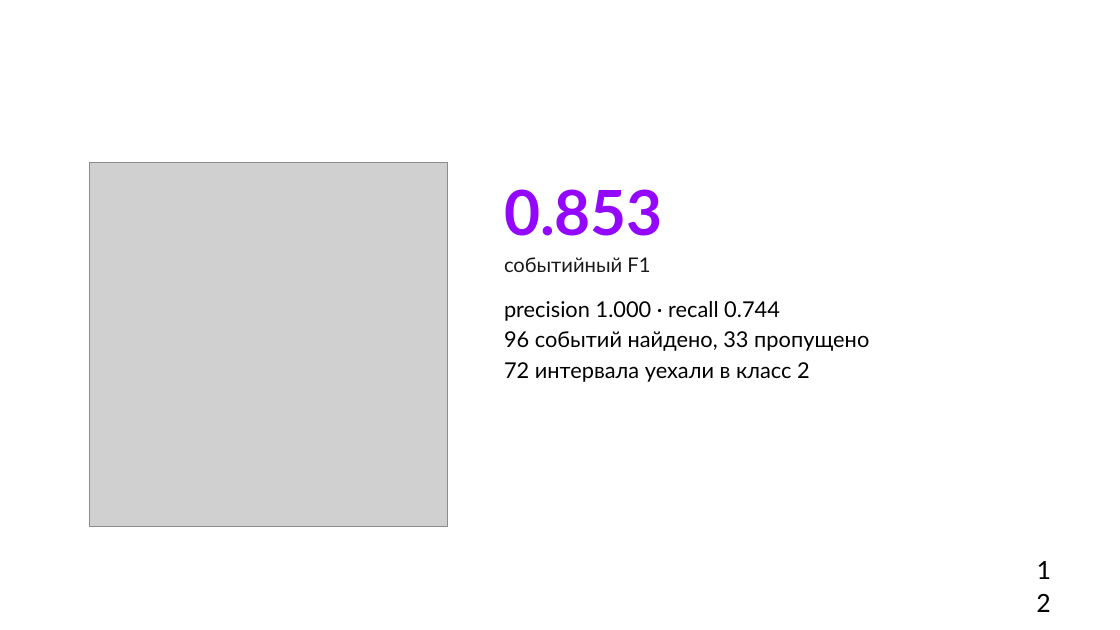
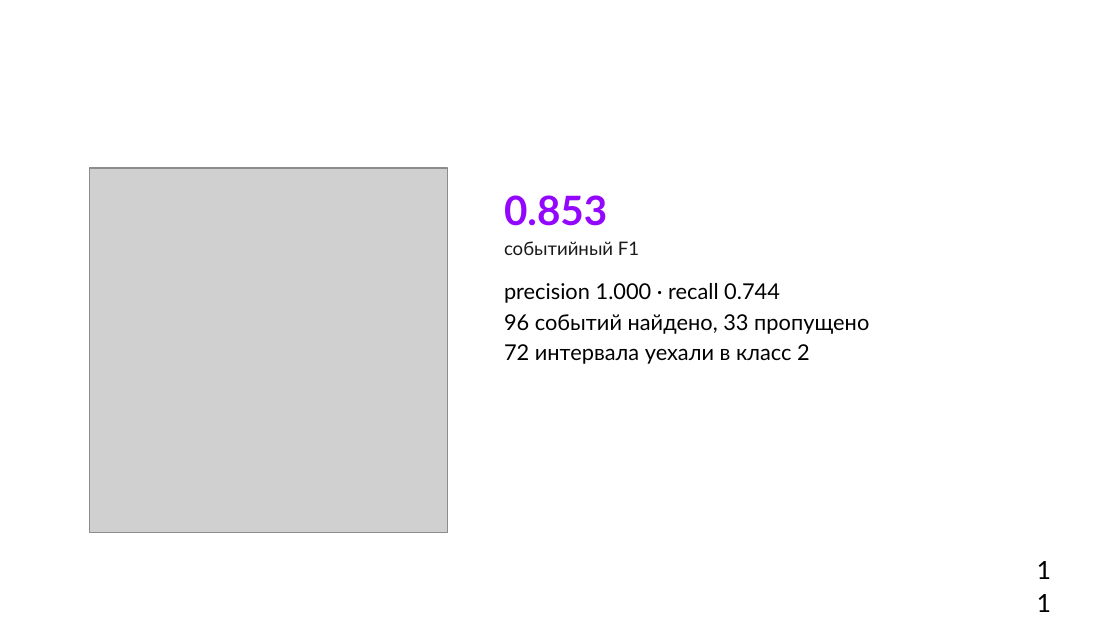
Before and after one commit to hehehelp123/fuel-refuel-lab, a slide deck: slide 11 of Лаба_заправки.pptx (slide 12 before the commit). Drawn at 1120x630 pixels with LibreOffice and Linux fonts; fonts in the diff are those of the drawing; grey boxes stand for pictures; background and template pictures are left out. Boxes give left, top, right and bottom in pixels: in the first picture for what was removed or moved away, otherwise in the second. Text is boxed around its words. In the diff, an @@ line names an element or a change of style, - is before the commit and + after.

```diff
--- a/Лаба_заправки.pptx
+++ b/Лаба_заправки.pptx
@@ picture: place and size @@
-picture at box(90, 162, 448, 526)
+picture at box(90, 168, 448, 532)
@@ text at box(504, 195, 639, 255): size 40 to 26 pt in "0.853"; size 13 to 12 pt in "событийный F1"; less space between paragraphs @@
```
Also in this commit, not shown: 9 other slides changed, 1 slide added, 2 slides removed, 10 other files.
